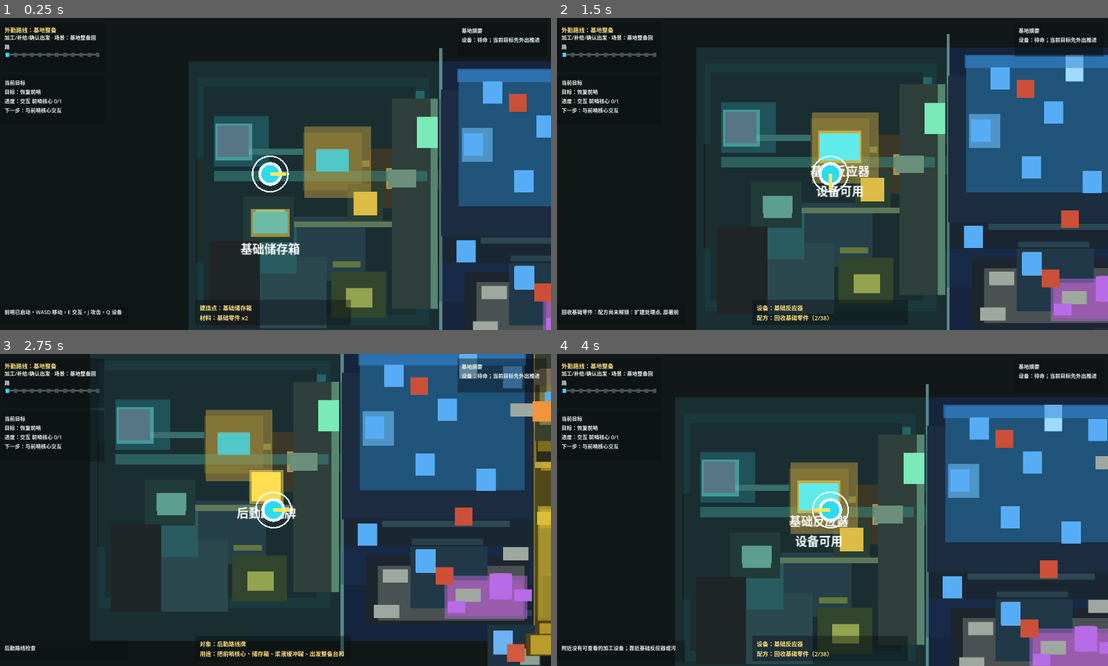
Above: before the commit, frames 1-4 (two rows, left to right).
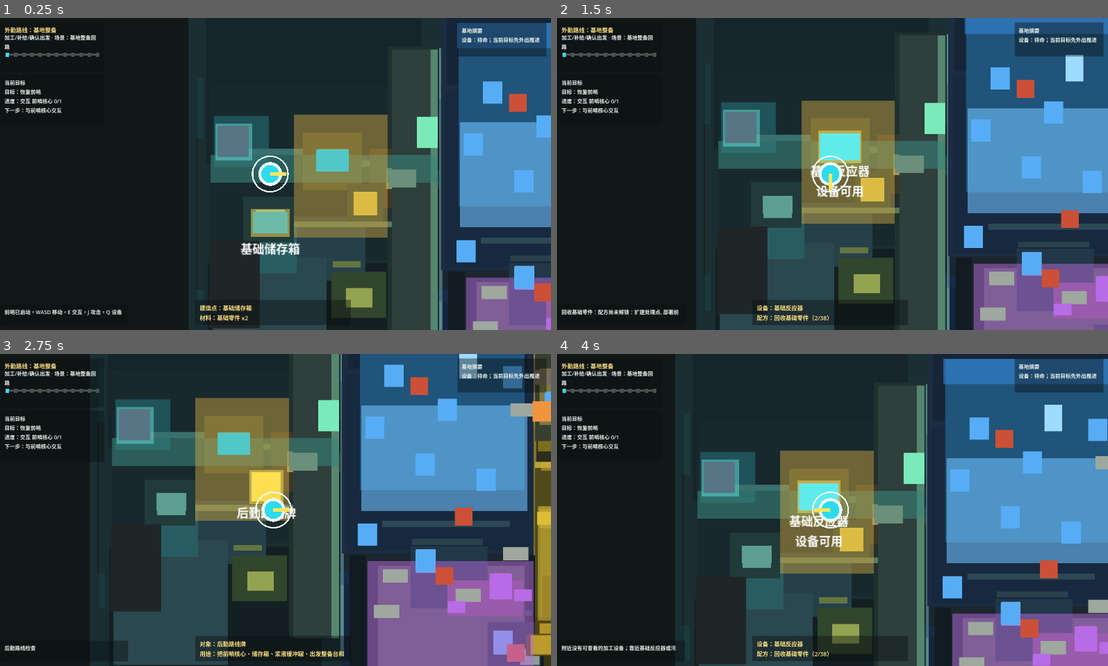
Above: after the commit, the same moments.

Repository: laugh0608/RadishCatalyst
Game: Godot game, scene res://scenes/boot/Boot.tscn
Same seed, same stepped clock (60 frames per second), same inputs: the game is played once before the commit and once after it.
Inputs (mouse positions are in pixels of both pictures, inside the frame that each line leads up to):
- Up to frame 1 (0.25 s): no input
- Up to frame 2 (1.5 s): tap Enter at 0.5 s; move the mouse to (953, 158) at 0.52 s; hold D (move_right) 0.53-1.28 s; tap J (attack) at 0.6 s; click (953, 158) at 0.67 s; move the mouse to (716, 189) at 1.27 s; hold S (move_down) from 1.28 s (still down); tap R (cycle_recipe) at 1.35 s
- Up to frame 3 (2.75 s): move the mouse to (330, 441) at 2.02 s; release S (move_down) at 2.03 s; hold D (move_right) from 2.03 s (still down); tap E (interact) at 2.1 s
- Up to frame 4 (4 s): move the mouse to (804, 572) at 2.77 s; release D (move_right) at 2.78 s; hold W (move_up) 2.78-3.53 s; tap C (tactical_scan) at 2.85 s; click (804, 572) at 2.92 s; move the mouse to (997, 556) at 3.52 s; hold A (move_left) from 3.53 s (still down); tap Q (toggle_device_panel) at 3.6 s

The runs differ from the first frame. In frame 1, 17% of the frame differs, in the area x 34-100%, y 0-100%; in frame 2, 22%; in frame 3, 27%, in the area x 16-100%, y 0-100%; in frame 4, 24%.

Commit message:
feat: 扩展核心区原型场地尺度

Diff:
--- a/client/scenes/maps/VerticalSliceMap.tscn
+++ b/client/scenes/maps/VerticalSliceMap.tscn
@@ -11,100 +11,100 @@
 
 [node name="Background" type="ColorRect" parent="."]
 offset_left = -620.0
-offset_top = -540.0
+offset_top = -620.0
 offset_right = 4220.0
-offset_bottom = 540.0
+offset_bottom = 620.0
 color = Color(0.071, 0.091, 0.096, 1)
 
 [node name="RegionBase" type="ColorRect" parent="."]
 offset_left = -360.0
-offset_top = -200.0
+offset_top = -320.0
 offset_right = -20.0
-offset_bottom = 200.0
+offset_bottom = 280.0
 color = Color(0.126, 0.198, 0.21, 1)
 
 [node name="RegionCrystal" type="ColorRect" parent="."]
 offset_left = -20.0
-offset_top = -200.0
+offset_top = -320.0
 offset_right = 240.0
-offset_bottom = 200.0
+offset_bottom = 280.0
 color = Color(0.102, 0.154, 0.226, 1)
 
 [node name="RegionPollution" type="ColorRect" parent="."]
 offset_left = 240.0
-offset_top = -40.0
+offset_top = -320.0
 offset_right = 380.0
-offset_bottom = 200.0
+offset_bottom = 280.0
 color = Color(0.207, 0.194, 0.083, 1)
 
 [node name="RegionRuinOuterRing" type="ColorRect" parent="."]
 offset_left = 380.0
-offset_top = -200.0
+offset_top = -320.0
 offset_right = 700.0
-offset_bottom = 200.0
+offset_bottom = 280.0
 color = Color(0.137, 0.137, 0.198, 1)
 
 [node name="RegionDeepRuin" type="ColorRect" parent="."]
 offset_left = 700.0
-offset_top = -200.0
+offset_top = -320.0
 offset_right = 1460.0
-offset_bottom = 200.0
+offset_bottom = 280.0
 color = Color(0.171, 0.13, 0.163, 1)
 
 [node name="RegionInnerPhaseWell" type="ColorRect" parent="."]
 offset_left = 1460.0
-offset_top = -200.0
+offset_top = -320.0
 offset_right = 1760.0
-offset_bottom = 200.0
+offset_bottom = 280.0
 color = Color(0.129, 0.145, 0.211, 1)
 
 [node name="RegionPhaseWellSink" type="ColorRect" parent="."]
 offset_left = 1760.0
-offset_top = -200.0
+offset_top = -320.0
 offset_right = 2040.0
-offset_bottom = 200.0
+offset_bottom = 280.0
 color = Color(0.187, 0.133, 0.106, 1)
 
 [node name="RegionPhaseWellChamber" type="ColorRect" parent="."]
 offset_left = 2040.0
-offset_top = -200.0
+offset_top = -320.0
 offset_right = 2320.0
-offset_bottom = 200.0
+offset_bottom = 280.0
 color = Color(0.204, 0.106, 0.118, 1)
 
 [node name="RegionPhaseWellLoom" type="ColorRect" parent="."]
 offset_left = 2320.0
-offset_top = -200.0
+offset_top = -320.0
 offset_right = 2600.0
-offset_bottom = 200.0
+offset_bottom = 280.0
 color = Color(0.219, 0.132, 0.111, 1)
 
 [node name="RegionPhaseWellFrame" type="ColorRect" parent="."]
 offset_left = 2600.0
-offset_top = -200.0
+offset_top = -320.0
 offset_right = 2880.0
-offset_bottom = 200.0
+offset_bottom = 280.0
 color = Color(0.239, 0.157, 0.122, 1)
 
 [node name="RegionPhaseWellTether" type="ColorRect" parent="."]
 offset_left = 2880.0
-offset_top = -200.0
+offset_top = -320.0
 offset_right = 3640.0
-offset_bottom = 200.0
+offset_bottom = 280.0
 color = Color(0.259, 0.174, 0.135, 1)
 
 [node name="RegionDemoStabilizationCore" type="ColorRect" parent="."]
 offset_left = 3640.0
-offset_top = -200.0
+offset_top = -320.0
 offset_right = 4200.0
-offset_bottom = 200.0
+offset_bottom = 280.0
 color = Color(0.146, 0.246, 0.226, 1)
 
 [node name="MainRouteSpine" type="ColorRect" parent="."]
 offset_left = -350.0
-offset_top = -70.0
+offset_top = -96.0
 offset_right = 4200.0
-offset_bottom = 72.0
+offset_bottom = 108.0
 color = Color(0.105, 0.126, 0.118, 1)
 
 [node name="BaseToCrystalRouteBand" type="ColorRect" parent="."]
@@ -510,10 +510,38 @@
 
 [node name="BaseDeckFloor" type="ColorRect" parent="OpeningSceneLayer"]
 offset_left = -340.0
+offset_top = -272.0
+offset_right = -54.0
+offset_bottom = 260.0
+color = Color(0.102, 0.18, 0.196, 1)
+
+[node name="BaseUpperServiceApron" type="ColorRect" parent="OpeningSceneLayer"]
+offset_left = -336.0
+offset_top = -258.0
+offset_right = -46.0
+offset_bottom = -62.0
+color = Color(0.082, 0.145, 0.161, 1)
+
+[node name="BaseCentralWorkYard" type="ColorRect" parent="OpeningSceneLayer"]
+offset_left = -330.0
 offset_top = -166.0
-offset_right = -54.0
-offset_bottom = 142.0
-color = Color(0.102, 0.18, 0.196, 1)
+offset_right = -52.0
+offset_bottom = 68.0
+color = Color(0.094, 0.162, 0.175, 1)
+
+[node name="BaseLowerLogisticsYard" type="ColorRect" parent="OpeningSceneLayer"]
+offset_left = -334.0
+offset_top = 72.0
+offset_right = -48.0
+offset_bottom = 248.0
+color = Color(0.077, 0.123, 0.13, 1)
+
+[node name="BaseDepartureCauseway" type="ColorRect" parent="OpeningSceneLayer"]
+offset_left = -92.0
+offset_top = -220.0
+offset_right = -24.0
+offset_bottom = 196.0
+color = Color(0.126, 0.19, 0.18, 1)
 
 [node name="BaseCorePad" type="ColorRect" parent="OpeningSceneLayer"]
 offset_left = -326.0
@@ -613,7 +641,7 @@
 offset_left = -328.0
 offset_top = 64.0
 offset_right = -174.0
-offset_bottom = 160.0
+offset_bottom = 232.0
 color = Color(0.169, 0.282, 0.306, 1)
 
 [node name="BaseSupplyReturnFlowLine" type="ColorRect" parent="OpeningSceneLayer"]
@@ -728,16 +756,16 @@
 
 [node name="BaseExitLane" type="ColorRect" parent="OpeningSceneLayer"]
 offset_left = -86.0
-offset_top = -150.0
+offset_top = -216.0
 offset_right = -28.0
-offset_bottom = 134.0
+offset_bottom = 196.0
 color = Color(0.18, 0.247, 0.235, 1)
 
 [node name="BaseExitThresholdLine" type="ColorRect" parent="OpeningSceneLayer"]
 offset_left = -34.0
-offset_top = -150.0
+offset_top = -216.0
 offset_right = -24.0
-offset_bottom = 134.0
+offset_bottom = 196.0
 color = Color(0.337, 0.525, 0.431, 1)
 
 [node name="BaseExitLaneLabel" type="Label" parent="OpeningSceneLayer"]
@@ -750,14 +778,35 @@
 
 [node name="CrystalEntryGround" type="ColorRect" parent="OpeningSceneLayer"]
 offset_left = -20.0
-offset_top = -162.0
+offset_top = -278.0
 offset_right = 238.0
-offset_bottom = 36.0
+offset_bottom = 82.0
 color = Color(0.109, 0.173, 0.255, 1)
+
+[node name="CrystalNorthRidgeGround" type="ColorRect" parent="OpeningSceneLayer"]
+offset_left = -12.0
+offset_top = -268.0
+offset_right = 230.0
+offset_bottom = -168.0
+color = Color(0.087, 0.14, 0.22, 1)
+
+[node name="CrystalCentralFieldGround" type="ColorRect" parent="OpeningSceneLayer"]
+offset_left = -14.0
+offset_top = -160.0
+offset_right = 236.0
+offset_bottom = 78.0
+color = Color(0.09, 0.16, 0.246, 1)
+
+[node name="CrystalSouthSalvageYard" type="ColorRect" parent="OpeningSceneLayer"]
+offset_left = -10.0
+offset_top = 84.0
+offset_right = 252.0
+offset_bottom = 264.0
+color = Color(0.072, 0.104, 0.135, 1)
 
 [node name="CrystalMainVeinTrack" type="ColorRect" parent="OpeningSceneLayer"]
 offset_left = 4.0
-offset_top = -188.0
+offset_top = -252.0
 offset_right = 226.0
 offset_bottom = -4.0
 color = Color(0.125, 0.329, 0.478, 1)
@@ -787,14 +836,14 @@
 offset_left = 12.0
 offset_top = 84.0
 offset_right = 232.0
-offset_bottom = 178.0
+offset_bottom = 258.0
 color = Color(0.114, 0.145, 0.18, 1)
 
 [node name="CrystalSalvageObjectPocket" type="ColorRect" parent="OpeningSceneLayer"]
 offset_left = 28.0
 offset_top = 98.0
 offset_right = 226.0
-offset_bottom = 172.0
+offset_bottom = 242.0
 color = Color(0.286, 0.318, 0.322, 1)
 
 [node name="CrystalLogisticsSpurLine" type="ColorRect" parent="OpeningSceneLayer"]
@@ -841,9 +890,9 @@
 
 [node name="CrystalLogisticsReturnPocket" type="ColorRect" parent="OpeningSceneLayer"]
 offset_left = 176.0
-offset_top = 178.0
+offset_top = 174.0
 offset_right = 248.0
-offset_bottom = 238.0
+offset_bottom = 254.0
 color = Color(0.12, 0.2, 0.26, 1)
 
 [node name="CrystalLogisticsReturnCrystalMarker" type="ColorRect" parent="OpeningSceneLayer"]
--- a/client/scripts/checks/first_hour_readability_check.gd
+++ b/client/scripts/checks/first_hour_readability_check.gd
@@ -55,6 +55,10 @@
 	var demo_route_base_label := map.get_node("DemoRoutePresentationLayer/DemoRouteBaseLabel") as Label
 	var demo_route_core_label := map.get_node("DemoRoutePresentationLayer/DemoRouteCoreLabel") as Label
 	var base_deck := map.get_node("OpeningSceneLayer/BaseDeckFloor") as ColorRect
+	var base_upper_service_apron := map.get_node("OpeningSceneLayer/BaseUpperServiceApron") as ColorRect
+	var base_central_work_yard := map.get_node("OpeningSceneLayer/BaseCentralWorkYard") as ColorRect
+	var base_lower_logistics_yard := map.get_node("OpeningSceneLayer/BaseLowerLogisticsYard") as ColorRect
+	var base_departure_causeway := map.get_node("OpeningSceneLayer/BaseDepartureCauseway") as ColorRect
 	var core_pad := map.get_node("OpeningSceneLayer/BaseCorePad") as ColorRect
 	var core_marker := map.get_node("OpeningSceneLayer/BaseCoreObjectMarker") as ColorRect
 	var core_to_reactor_flow := map.get_node("OpeningSceneLayer/BaseCoreToReactorFlowLine") as ColorRect
@@ -75,6 +79,9 @@
 	var exit_lane := map.get_node("OpeningSceneLayer/BaseExitLane") as ColorRect
 	var exit_threshold := map.get_node("OpeningSceneLayer/BaseExitThresholdLine") as ColorRect
 	var crystal_entry := map.get_node("OpeningSceneLayer/CrystalEntryGround") as ColorRect
+	var crystal_north_ridge := map.get_node("OpeningSceneLayer/CrystalNorthRidgeGround") as ColorRect
+	var crystal_central_field := map.get_node("OpeningSceneLayer/CrystalCentralFieldGround") as ColorRect
+	var crystal_south_salvage_yard := map.get_node("OpeningSceneLayer/CrystalSouthSalvageYard") as ColorRect
 	var crystal_vein_track := map.get_node("OpeningSceneLayer/CrystalMainVeinTrack") as ColorRect
 	var crystal_start_anchor := map.get_node("OpeningSceneLayer/CrystalMainVeinStartAnchor") as ColorRect
 	var crystal_deep_anchor := map.get_node("OpeningSceneLayer/CrystalMainVeinDeepAnchor") as ColorRect
@@ -108,6 +115,8 @@
 	var crystal_cluster := map.get_node("Interactables/CrystalCluster") as PrototypeInteractable
 	var rich_crystal := map.get_node("Interactables/RichCrystalVeinNorth") as PrototypeInteractable
 	var field_wreckage := map.get_node("Interactables/FieldWreckageNorth") as PrototypeInteractable
+	var logistics_return_crystal := map.get_node("Interactables/CrystalClusterLogisticsReturn") as PrototypeInteractable
+	var logistics_return_wreckage := map.get_node("Interactables/FieldWreckageLogisticsReturn") as PrototypeInteractable
 	var anomaly := map.get_node("Interactables/AnomalyCrystal") as PrototypeInteractable
 	var rough_ground := map.get_node("Interactables/RoughGroundNorth") as PrototypeInteractable
 	var rough_ground_south := map.get_node("Interactables/RoughGroundSouth") as PrototypeInteractable
@@ -126,6 +135,12 @@
 		"opening scene background fills the camera instead of exposing gray margins"
 	)
 	host._expect_equal(
+		VerticalSliceMap.PLAY_BOUNDS_MIN.y <= -320.0
+			and VerticalSliceMap.PLAY_BOUNDS_MAX.y >= 280.0,
+		true,
+		"opening scene play bounds provide first-demo vertical space instead of a flat route strip"
+	)
+	host._expect_equal(
 		_is_rect_covering_position(main_route, player.position)
 			and _is_rect_covering_position(base_to_crystal_route, Vector2(-40.0, -42.0))
 			and _is_rect_covering_position(crystal_to_pollution_route, Vector2(300.0, -8.0)),
@@ -159,9 +174,19 @@
 	host._expect_text_contains(demo_route_core_label.text, "核心稳定站", "demo route label names the final station beat")
 	host._expect_equal(
 		base_deck.offset_left <= VerticalSliceMap.PLAY_BOUNDS_MIN.x + 24.0
-			and base_deck.offset_right < VerticalSliceMap.CRYSTAL_REGION_X,
+			and base_deck.offset_right < VerticalSliceMap.CRYSTAL_REGION_X
+			and base_deck.offset_top <= -260.0
+			and base_deck.offset_bottom >= 250.0,
 		true,
 		"opening scene base deck fills the starting platform"
+	)
+	host._expect_equal(
+		_is_rect_covering_position(base_upper_service_apron, outpost_core.position)
+			and _is_rect_covering_position(base_central_work_yard, basic_reactor.position)
+			and _is_rect_covering_position(base_lower_logistics_yard, supply_choice.position)
+			and _is_rect_covering_position(base_departure_causeway, departure_gate.position),
+		true,
+		"opening scene base scale reads as service apron, work yard, logistics yard and departure causeway"
 	)
 	host._expect_equal(
 		core_pad.offset_left < reactor_pad.offset_left and reactor_pad.offset_left < exit_lane.offset_left,
@@ -234,6 +259,22 @@
 			and crystal_entry.offset_right <= VerticalSliceMap.POLLUTION_REGION_X,
 		true,
 		"opening scene crystal entry stays inside crystal region"
+	)
+	host._expect_equal(
+		crystal_entry.offset_top <= -270.0
+			and crystal_south_salvage_yard.offset_bottom >= 260.0
+			and _is_rect_covering_position(crystal_north_ridge, rich_crystal.position)
+			and _is_rect_covering_position(crystal_central_field, crystal_cluster.position)
+			and _is_rect_covering_position(crystal_south_salvage_yard, logistics_return_crystal.position)
+			and _is_rect_covering_position(crystal_south_salvage_yard, logistics_return_wreckage.position),
+		true,
+		"opening scene crystal field has reachable north ridge, central field and south salvage yard"
+	)
+	host._expect_equal(
+		logistics_return_crystal.position.y <= VerticalSliceMap.PLAY_BOUNDS_MAX.y
+			and logistics_return_wreckage.position.y <= VerticalSliceMap.PLAY_BOUNDS_MAX.y,
+		true,
+		"opening scene side-route resources sit inside playable bounds"
 	)
 	host._expect_equal(
 		_is_rect_covering_position(crystal_vein_track, crystal_cluster.position)
--- a/client/scripts/map/vertical_slice_map.gd
+++ b/client/scripts/map/vertical_slice_map.gd
@@ -8,10 +8,10 @@
 const BASE_ATTACK_DAMAGE := 10.0
 const PLAYER_INTERACTION_RANGE := 96.0
 const OUTPOST_RESPAWN_POSITION := Vector2(-250, -48)
-const PLAY_BOUNDS_MIN := Vector2(-360, -200)
-const PLAY_BOUNDS_MAX := Vector2(4200, 200)
-const CAMERA_BOUNDS_MIN := Vector2(-620, -360)
-const CAMERA_BOUNDS_MAX := Vector2(4220, 360)
+const PLAY_BOUNDS_MIN := Vector2(-360, -320)
+const PLAY_BOUNDS_MAX := Vector2(4200, 280)
+const CAMERA_BOUNDS_MIN := Vector2(-620, -460)
+const CAMERA_BOUNDS_MAX := Vector2(4220, 460)
 const CRYSTAL_REGION_X := -20.0
 const CRYSTAL_GATE_RETURN_X := -35.0
 const POLLUTION_REGION_X := 240.0
--- a/client/scripts/systems/prototype_visual_priority_profile.gd
+++ b/client/scripts/systems/prototype_visual_priority_profile.gd
@@ -64,11 +64,11 @@
 		"cue_name": "OutpostPlatform",
 		"title": "前哨平台视觉优先级",
 		"background_path": "RegionBase",
-		"main_route_rect": Rect2(Vector2(-326.0, -52.0), Vector2(288.0, 14.0)),
+		"main_route_rect": Rect2(Vector2(-330.0, -74.0), Vector2(306.0, 38.0)),
 		"key_object_path": "Interactables/OutpostCore",
 		"key_object_rect": Rect2(Vector2(-324.0, -116.0), Vector2(50.0, 50.0)),
 		"hazard_or_facility_path": "Interactables/BasicReactor",
-		"hazard_or_facility_rect": Rect2(Vector2(-204.0, -112.0), Vector2(90.0, 96.0)),
+		"hazard_or_facility_rect": Rect2(Vector2(-218.0, -128.0), Vector2(126.0, 166.0)),
 		"background_color": Color(0.098, 0.184, 0.196, 1.0),
 		"main_route_color": Color(0.22, 0.52, 0.48, 0.58),
 		"key_object_color": Color(0.4, 0.86, 0.84, 0.52),
@@ -78,11 +78,11 @@
 		"cue_name": "CrystalVeinField",
 		"title": "晶体矿脉视觉优先级",
 		"background_path": "RegionCrystal",
-		"main_route_rect": Rect2(Vector2(2.0, -190.0), Vector2(226.0, 18.0)),
+		"main_route_rect": Rect2(Vector2(2.0, -252.0), Vector2(226.0, 34.0)),
 		"key_object_path": "Interactables/CrystalCluster",
-		"key_object_rect": Rect2(Vector2(8.0, -110.0), Vector2(42.0, 46.0)),
+		"key_object_rect": Rect2(Vector2(6.0, -118.0), Vector2(224.0, 142.0)),
 		"hazard_or_facility_path": "Interactables/AnomalyCrystal",
-		"hazard_or_facility_rect": Rect2(Vector2(118.0, 112.0), Vector2(112.0, 58.0)),
+		"hazard_or_facility_rect": Rect2(Vector2(14.0, 92.0), Vector2(224.0, 158.0)),
 		"background_color": Color(0.086, 0.146, 0.24, 1.0),
 		"main_route_color": Color(0.22, 0.54, 0.86, 0.56),
 		"key_object_color": Color(0.44, 0.76, 1.0, 0.58),
Not shown, changed: docs/devlogs/2026-W25.md
Not shown, changed: docs/features/demo-prototype-visual-pass-v1.md
Not shown, changed: docs/planning/current.md
Not shown, changed: docs/planning/daily-start.md
